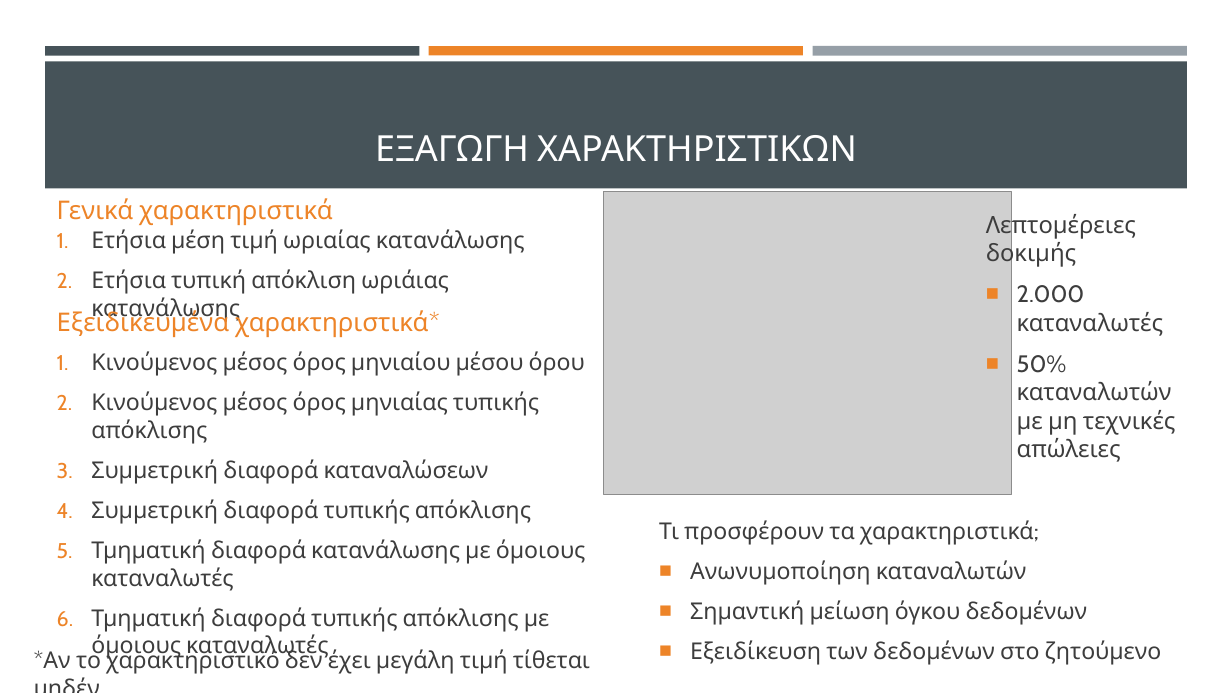
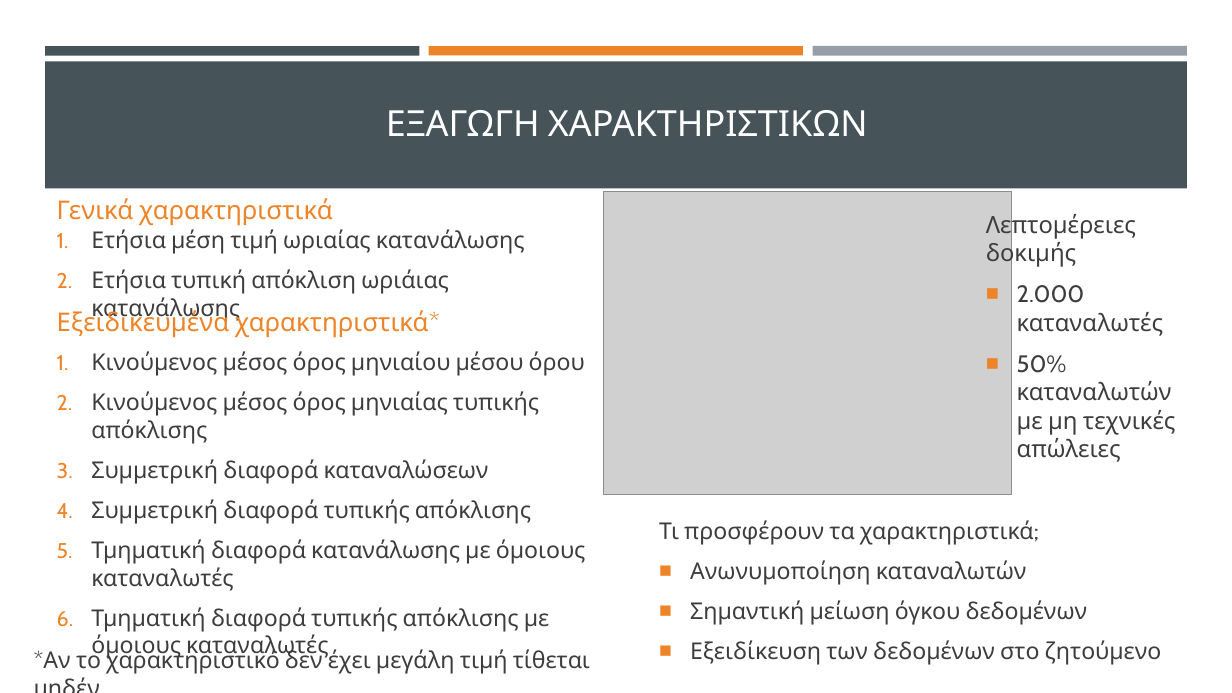
Before and after one commit to thanmitsel/Theft-detection, a slide deck: slide 10 of LateX/Presentation/Copy-Ανιχνευση μη τεχνικων απωλειων με συστηματα μηχανικης μαθησης.pptx. Drawn at 1232x693 pixels with LibreOffice and Linux fonts; fonts in the diff are those of the drawing; grey boxes stand for pictures. Boxes give left, top, right and bottom in pixels: in the first picture for what was removed or moved away, otherwise in the second. Text is boxed around its words. In the diff, an @@ line names an element or a change of style, - is before the commit and + after.

```diff
--- a/LateX/Presentation/Copy-Ανιχνευση μη τεχνικων απωλειων με συστηματα μηχανικης μαθησης.pptx
+++ b/LateX/Presentation/Copy-Ανιχνευση μη τεχνικων απωλειων με συστηματα μηχανικης μαθησης.pptx
@@ title "ΕΞΑΓΩΓΗ ΧΑΡΑΚΤΗΡΙΣΤΙΚΩΝ": place and size @@
-title "ΕΞΑΓΩΓΗ ΧΑΡΑΚΤΗΡΙΣΤΙΚΩΝ" at bbox=[375, 135, 857, 161]
+title "ΕΞΑΓΩΓΗ ΧΑΡΑΚΤΗΡΙΣΤΙΚΩΝ" at bbox=[386, 110, 868, 136]
```
Also in this commit, not shown: 9 other slides changed, 3 other files.
